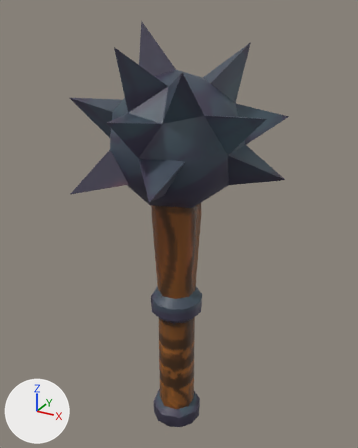
One commit to the Blender file fpslashrpg_proj/assets/models/morning_star.blend: the scene before it, then after it.
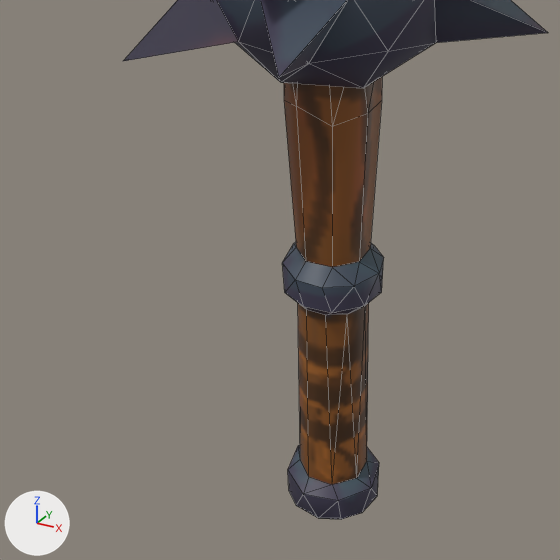
There are two pictures of each version: one whole from a camera (50 mm lens) standing at (0.319, -0.572, 0.545) and looking at (-0.003, 0.013, 0.253), one close up on the part from 2% to 81% of the width and 36% to 100% of the height. The lights are fixed; the arrows at lower left show +X, +Y and +Z. The close-ups show mesh edges as thin lines. Objects named as collision shapes, trigger or cutter boxes, shadow casters or lower levels of detail are left out.

Before the edit, the objects in view are built like this:
```python
me_cube_001 = bpy.data.meshes.new('Cube.001')
me_cube_001.from_pydata(...)  # a box spanning x -0.029..0.029, y -0.029..0.029, z -0.069..0.115
me_icosphere = bpy.data.meshes.new('Icosphere')
me_icosphere.from_pydata(...)  # 150 vertices, 249 faces; spans x -0.142..0.154, y -0.148..0.146, z -0.1..0.529
me_icosphere.polygons.foreach_set('use_smooth', [True] * 249)
me_icosphere.materials.append(mat_morning_star_mat)  # picture img_morning_star_mat_base_color
ob_mgrip = bpy.data.objects.new('mgrip', me_cube_001)
ob_mgrip.location = (0.0, 0.0, 0.0)
ob_mgrip.hide_set(True)
ob_morning_star_head = bpy.data.objects.new('morning_star_head', me_icosphere)
ob_morning_star_head.location = (0.0, 0.0, 0.0)
```
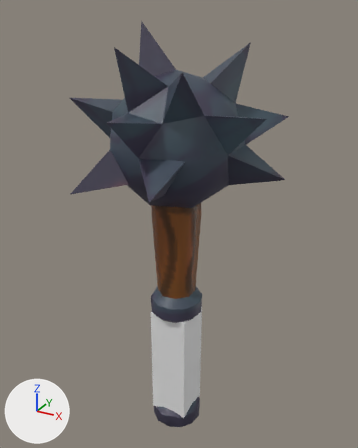
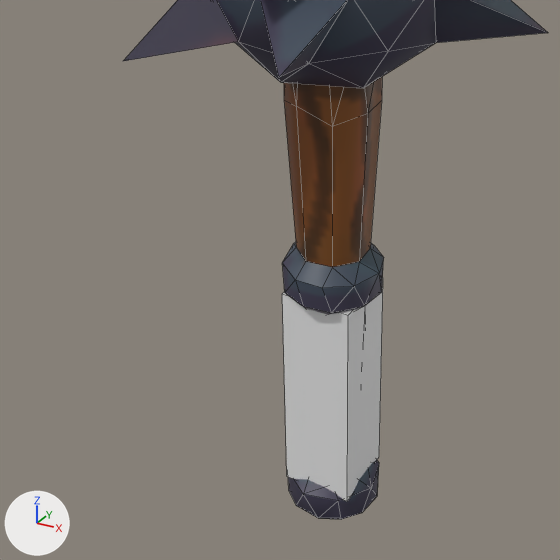
Changed parts and their boxes [x1, y1, x2, y2] in the close-ups (560 x 560 px):
'mgrip', shown: after [282, 277, 383, 501]

Edits to the bpy script that builds the scene:
```text
Change ob_mgrip:
    remove ob_mgrip.hide_set(True)
```
